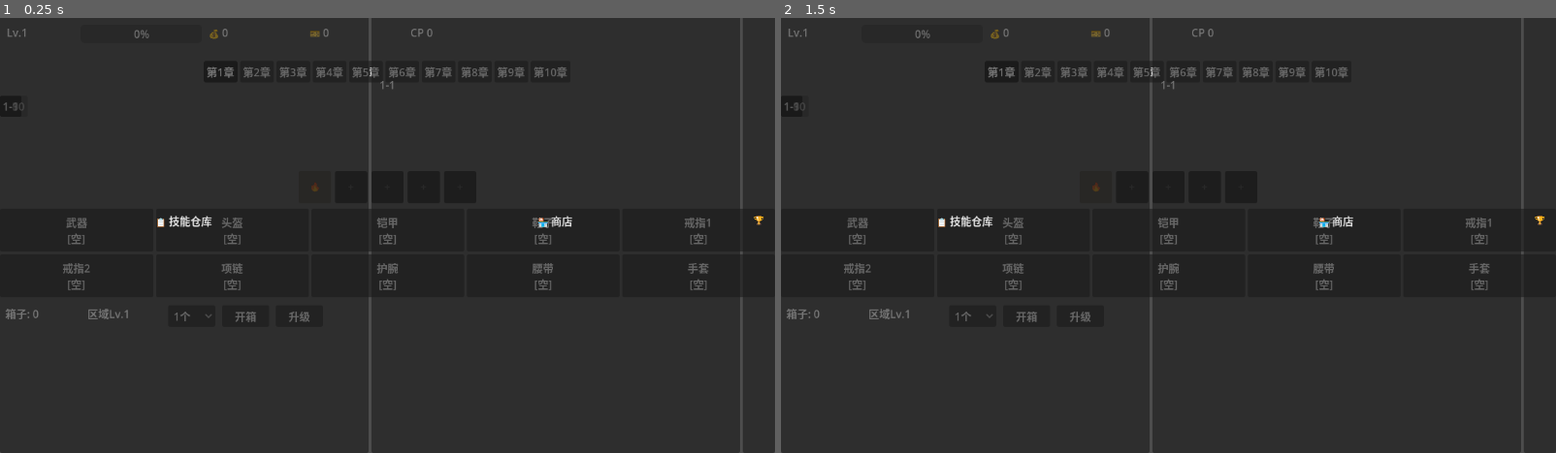
Above: before the commit, frames 1-2 (left to right).
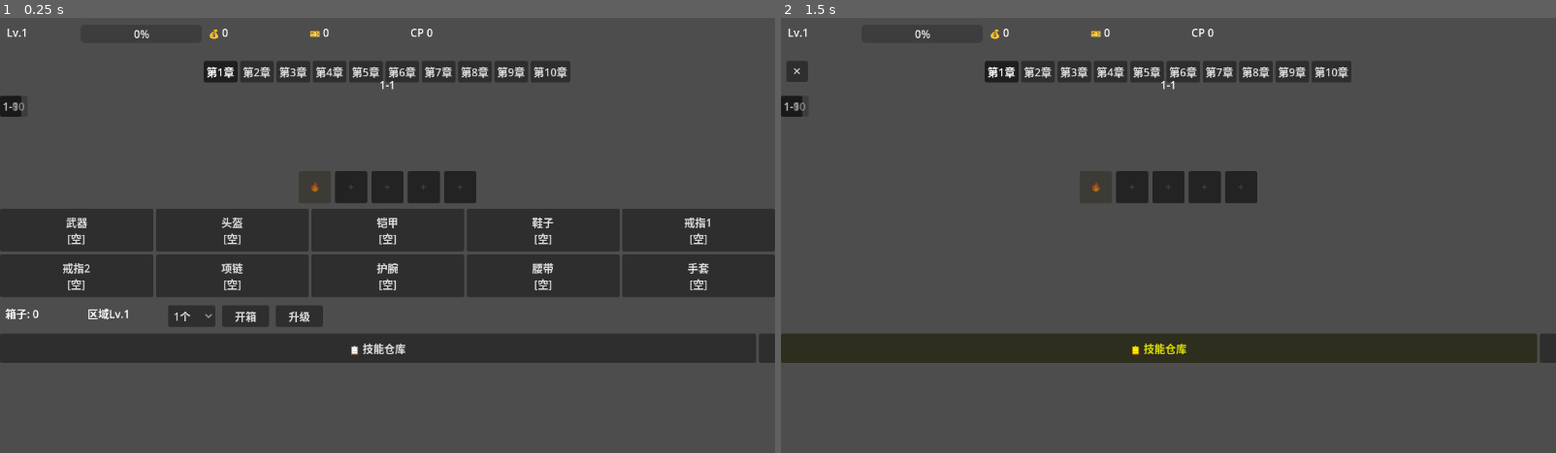
Above: after the commit, the same moments.

Repository: intyouss/adventure-game
Game: Godot game, scene res://scenes/main/main_scene.tscn
The game is run twice, just before and just after one commit, with the same random seed, the same clock (stepped at 60 frames per second) and the same inputs. This scene is started directly instead of the project's main scene.
Inputs (mouse positions are in pixels of both pictures, inside the frame that each line leads up to):
- Up to frame 1 (0.25 s): no input
- Up to frame 2 (1.5 s): click "📋 技能仓库" at 0.5 s; click (1339, 222) at 1.25 s, where only the run before the commit has a clickable "🏪 商店"

The runs differ from the first frame. In frame 1, 70% of the frame differs, in the area x 0-100%, y 0-100%; in frame 2, 88%.

Commit message:
fix: button row position below chest, reorder scene tree so buttons render on top

Diff:
--- a/client/scenes/main/main_scene.tscn
+++ b/client/scenes/main/main_scene.tscn
@@ -345,42 +345,14 @@
 offset_bottom = 210.0
 text = "替换新装备"
 
-[node name="BottomButtonRow" type="HBoxContainer" parent="."]
-layout_mode = 1
-anchors_preset = -1
-anchor_left = 0.0
-anchor_right = 1.0
-anchor_bottom = 1.0
-offset_top = -44.0
-script = ExtResource("2_bottom_button_row")
-
-[node name="SkillBtn" type="Button" parent="BottomButtonRow"]
-layout_mode = 2
-size_flags_horizontal = 3
-size_flags_vertical = 3
-text = "📋 技能仓库"
-
-[node name="ShopBtn" type="Button" parent="BottomButtonRow"]
-layout_mode = 2
-size_flags_horizontal = 3
-size_flags_vertical = 3
-text = "🏪 商店"
-
-[node name="LeaderboardBtn" type="Button" parent="BottomButtonRow"]
-layout_mode = 2
-size_flags_horizontal = 0
-size_flags_vertical = 3
-custom_minimum_size = Vector2(48, 0)
-text = "🏆"
-
 [node name="SkillInventoryPanel" type="Control" parent="."]
 visible = false
 layout_mode = 1
 anchors_preset = -1
 anchor_right = 1.0
-anchor_bottom = 1.0
 offset_top = 60.0
-offset_bottom = -44.0
+offset_bottom = 470.0
+offset_right = 1152.0
 script = ExtResource("6_skill_inventory_panel")
 
 [node name="ScrollContainer" type="ScrollContainer" parent="SkillInventoryPanel"]
@@ -407,11 +379,11 @@
 [node name="ShopPanel" type="Control" parent="."]
 visible = false
 layout_mode = 1
-anchors_preset = 15
-anchor_right = 1.0
-anchor_bottom = 1.0
+anchors_preset = -1
+anchor_right = 1.0
 offset_top = 60.0
-offset_bottom = -44.0
+offset_bottom = 470.0
+offset_right = 1152.0
 script = ExtResource("7_shop_panel")
 
 [node name="Grid" type="GridContainer" parent="ShopPanel"]
@@ -489,3 +461,32 @@
 offset_top = -36.0
 text = "加载更多"
 visible = false
+
+[node name="BottomButtonRow" type="HBoxContainer" parent="."]
+layout_mode = 1
+anchors_preset = -1
+anchor_left = 0.0
+anchor_right = 1.0
+offset_top = 470.0
+offset_bottom = 514.0
+offset_right = 1152.0
+script = ExtResource("2_bottom_button_row")
+
+[node name="SkillBtn" type="Button" parent="BottomButtonRow"]
+layout_mode = 2
+size_flags_horizontal = 3
+size_flags_vertical = 3
+text = "📋 技能仓库"
+
+[node name="ShopBtn" type="Button" parent="BottomButtonRow"]
+layout_mode = 2
+size_flags_horizontal = 3
+size_flags_vertical = 3
+text = "🏪 商店"
+
+[node name="LeaderboardBtn" type="Button" parent="BottomButtonRow"]
+layout_mode = 2
+size_flags_horizontal = 0
+size_flags_vertical = 3
+custom_minimum_size = Vector2(48, 0)
+text = "🏆"
